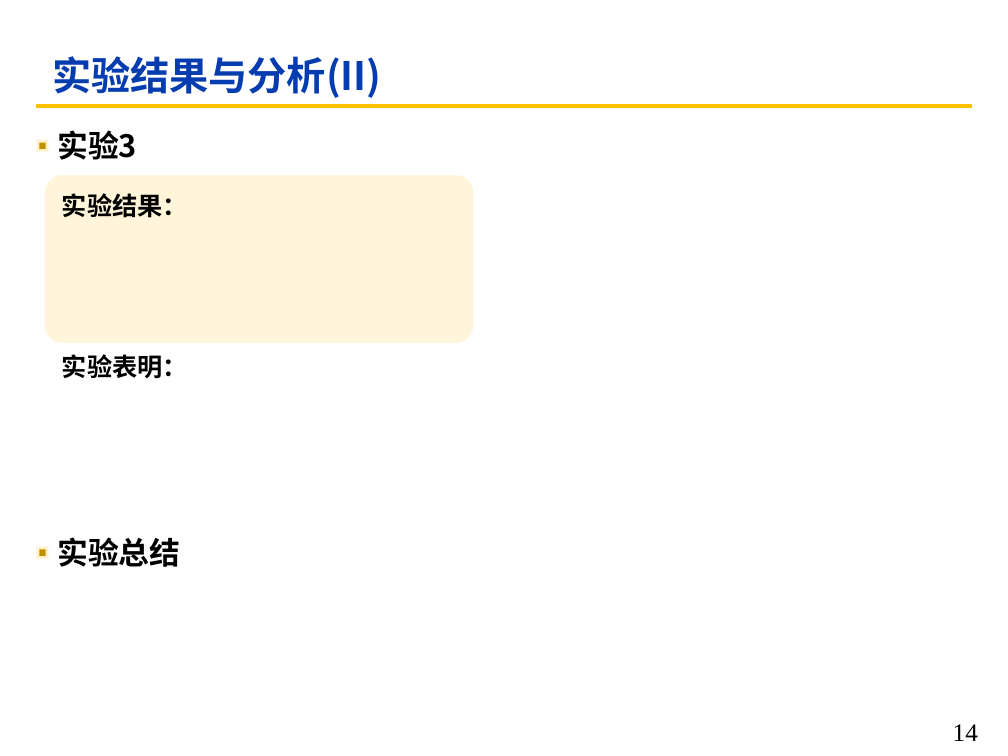
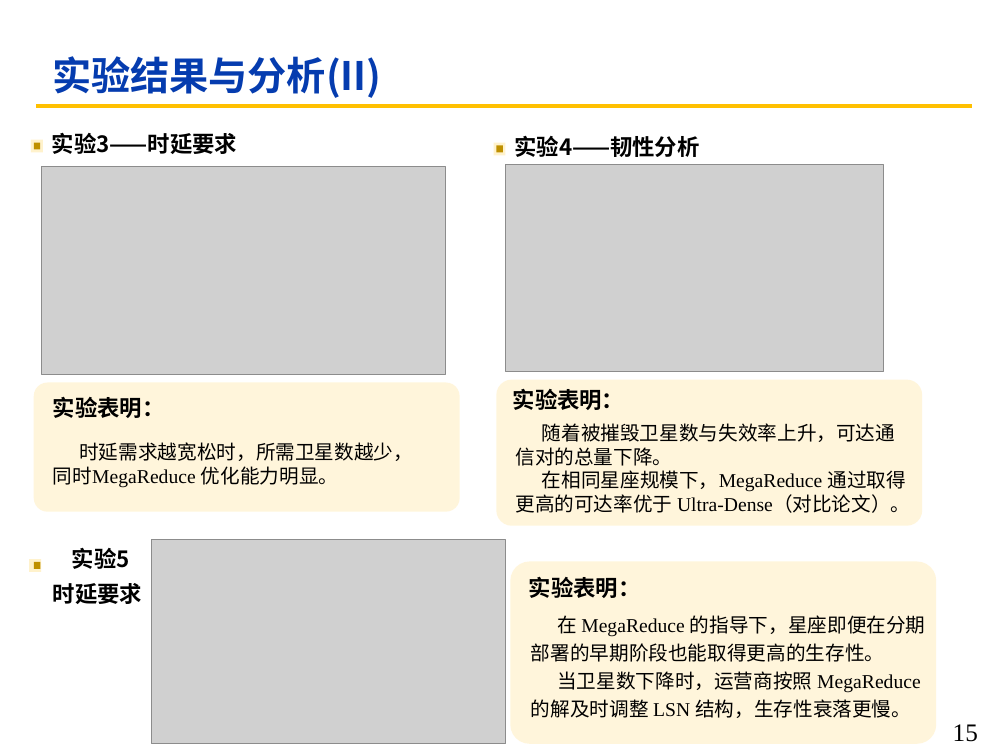
Before and after one commit to cyanbird811/ANTL_papers, a slide deck: slide 15 of 互联网络的设计_汇报/卫星/SPLD/PPT.pptx (slide 14 before the commit). Drawn at 1008x756 pixels with LibreOffice and Linux fonts; fonts in the diff are those of the drawing; grey boxes stand for pictures. Boxes give left, top, right and bottom in pixels: in the first picture for what was removed or moved away, otherwise in the second. Text is boxed around its words. In the diff, an @@ line names an element or a change of style, - is before the commit and + after.

```diff
--- a/互联网络的设计_汇报/卫星/SPLD/PPT.pptx
+++ b/互联网络的设计_汇报/卫星/SPLD/PPT.pptx
@@ rectangle: place and size @@
-rectangle at bbox=[36, 140, 48, 152]
+rectangle at bbox=[31, 140, 43, 153]
@@ rectangle: place and size @@
-rectangle at bbox=[39, 142, 45, 148]
+rectangle at bbox=[34, 143, 40, 150]
@@ text at bbox=[52, 132, 237, 154]: text changed; size 22 to 16 pt @@
-实验3
+实验3——时延要求
@@ picture added at bbox=[42, 166, 446, 375] @@
@@ picture added at bbox=[506, 164, 884, 372] @@
@@ text removed at bbox=[62, 193, 188, 218] @@
-实验结果：
@@ rounded rectangle added at bbox=[33, 383, 460, 512], fill #FFF2CC at 70% opacity @@
@@ text "实验表明：": place and size @@
-text "实验表明：" at bbox=[62, 354, 188, 379]
+text "实验表明：" at bbox=[53, 396, 165, 418]
@@ text "实验表明：" at bbox=[53, 396, 165, 418]: size 18 to 16 pt @@
@@ group added at bbox=[494, 135, 922, 526]: 2 texts, 2 rectangles, 1 rounded rectangle @@
+实验4——韧性分析
+实验表明：
@@ text added at bbox=[53, 442, 413, 488], 14 pt, text #000000 @@
+时延需求越宽松时，所需卫星数越少，同时MegaReduce 优化能力明显。
@@ text added at bbox=[515, 423, 910, 513], 14 pt, text #000000 @@
+随着被摧毁卫星数与失效率上升，可达通信对的总量下降。
+在相同星座规模下，MegaReduce 通过取得更高的可达率优于 Ultra-Dense（对比论文）。
@@ rectangle: place and size @@
-rectangle at bbox=[36, 546, 48, 558]
+rectangle at bbox=[29, 559, 41, 573]
@@ rectangle: place and size @@
-rectangle at bbox=[39, 549, 45, 555]
+rectangle at bbox=[34, 561, 40, 569]
@@ text at bbox=[53, 547, 142, 604]: text changed; size 22 to 16 pt @@
-实验总结
+实验5
+时延要求
@@ picture added at bbox=[151, 540, 506, 744] @@
@@ rounded rectangle: place and size @@
-rounded rectangle at bbox=[44, 175, 474, 343]
+rounded rectangle at bbox=[510, 561, 936, 744]
@@ text added at bbox=[529, 576, 641, 598], 16 pt, text #000000, bold @@
+实验表明：
@@ text added at bbox=[531, 615, 926, 718], 14 pt, text #000000 @@
+在 MegaReduce 的指导下，星座即便在分期部署的早期阶段也能取得更高的生存性。
+当卫星数下降时，运营商按照 MegaReduce 的解及时调整 LSN 结构，生存性衰落更慢。
@@ page number at bbox=[953, 724, 978, 742]: text changed @@
-14
+15
```
Also in this commit, not shown: 5 other slides changed, 1 slide added, 1 slide removed.
